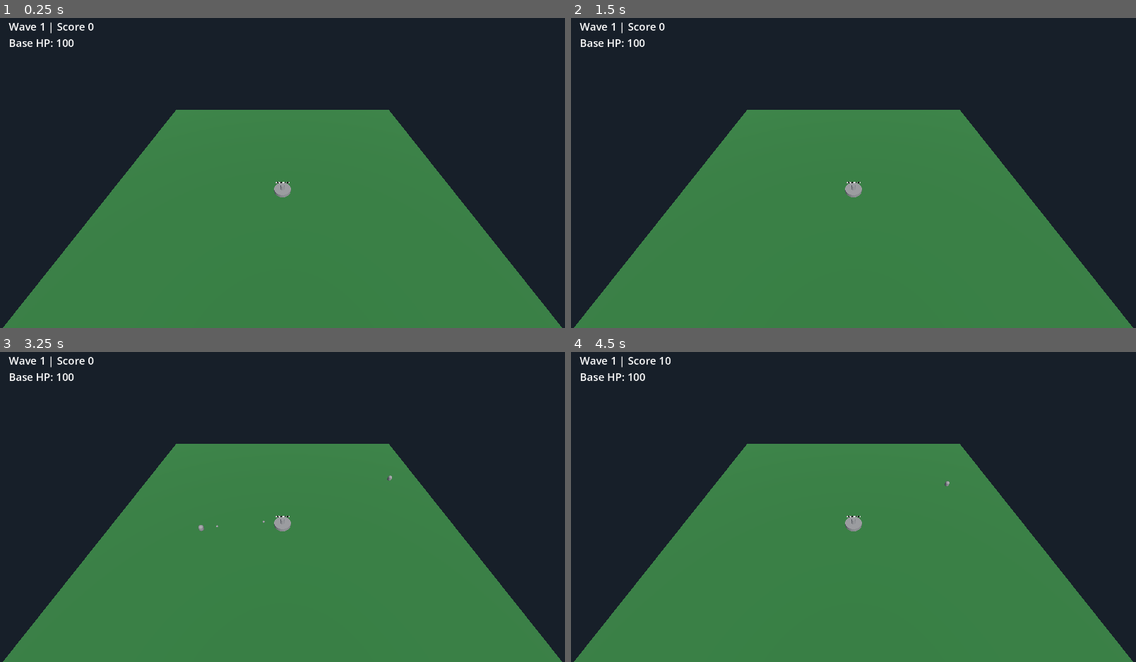
Above: before the commit, frames 1-4 (two rows, left to right).
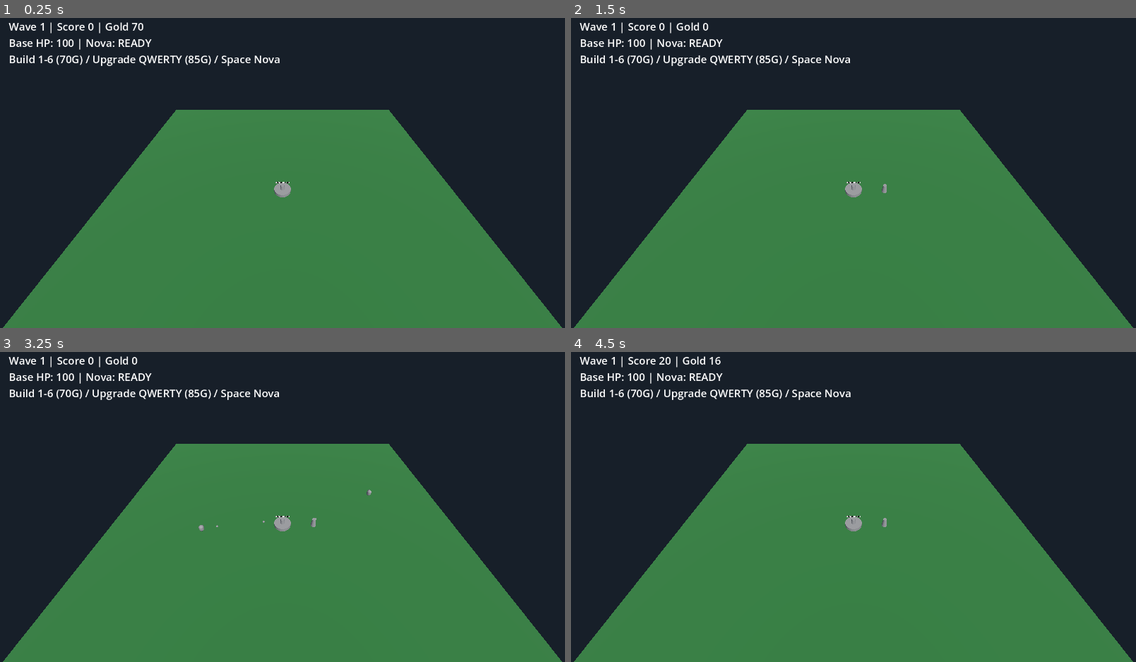
Above: after the commit, the same moments.

Repository: NoohTansony/godot-3d-defense-web
Game: Godot game, scene res://scenes/main.tscn
The game is run twice, just before and just after one commit, with the same random seed, the same clock (stepped at 60 frames per second) and the same inputs.
Inputs:
- Up to frame 1 (0.25 s): no input
- Up to frame 2 (1.5 s): tap Enter (ui_accept) at 0.5, 0.77, 1.07, 1.25 s; hold W 0.53-1.28 s; tap 1 at 0.6 s; tap 2 at 0.8, 1.35 s
- Up to frame 3 (3.25 s): tap Enter (ui_accept) at 1.52, 1.82, 2, 2.75, 3.02 s; tap 3 at 1.55, 2.1 s; hold W from 2.03 s (still down); tap 4 at 2.3, 2.85 s; tap 5 at 3.05 s
- Up to frame 4 (4.5 s): tap Enter (ui_accept) at 3.32, 3.77, 4.07 s; release W at 3.53 s; tap 5 at 3.6 s; tap 6 at 3.8, 4.35 s

The runs differ from the first frame. In frame 1, 0.8% of the frame differs, in the area x 1-50%, y 1-16%; in frame 2, 0.9%; in frame 3, 0.9%; in frame 4, 1.0%, in the area x 1-67%, y 1-57%.
Error after the commit: Invalid assignment of property or key 'material_override' with value of type 'StandardMaterial3D' on a base object of type 'Nil'. (res://scripts/enemy.gd:62)

Commit message:
Gameplay upgrade: build slots, turret upgrades, nova skill, enemy variants

Diff:
--- a/scripts/enemy.gd
+++ b/scripts/enemy.gd
@@ -8,6 +8,8 @@
 @export var points := 10
 
 var base_node: Node3D
+
+@onready var body_mesh: MeshInstance3D = $Body
 
 func _ready() -> void:
 	add_to_group("enemy")
@@ -31,3 +33,30 @@
 	if hp <= 0:
 		died.emit(points)
 		queue_free()
+
+func setup_variant(kind: int, wave: int) -> void:
+	# 0=normal, 1=fast, 2=tank
+	var mat := StandardMaterial3D.new()
+	match kind:
+		1:
+			speed = 4.2 + wave * 0.03
+			hp = int(12 + wave * 1.5)
+			touch_damage = 6
+			points = 12
+			scale = Vector3.ONE * 0.85
+			mat.albedo_color = Color(0.95, 0.78, 0.25)
+		2:
+			speed = 1.9 + wave * 0.02
+			hp = int(40 + wave * 6)
+			touch_damage = 14
+			points = 20
+			scale = Vector3.ONE * 1.25
+			mat.albedo_color = Color(0.8, 0.33, 0.35)
+		_:
+			speed = 2.8 + wave * 0.02
+			hp = int(20 + wave * 3)
+			touch_damage = 8
+			points = 10
+			scale = Vector3.ONE
+			mat.albedo_color = Color(0.5, 0.7, 0.95)
+	body_mesh.material_override = mat
--- a/scripts/main.gd
+++ b/scripts/main.gd
@@ -16,24 +16,93 @@
 var wave := 1
 var spawned_in_wave := 0
 var score := 0
+var gold := 140
 var game_over := false
 
+var turret_cost := 70
+var turret_upgrade_cost := 85
+var skill_cd := 0.0
+var skill_cd_max := 14.0
+
+var build_slots: Array[Vector3] = [
+	Vector3(0, 0.6, 0),
+	Vector3(4.5, 0.6, 0),
+	Vector3(-4.5, 0.6, 0),
+	Vector3(0, 0.6, 4.5),
+	Vector3(0, 0.6, -4.5),
+	Vector3(3.2, 0.6, 3.2),
+]
+var placed_turrets: Array = []
+
 func _ready() -> void:
+	randomize()
 	spawn_timer.wait_time = spawn_interval
 	wave_timer.wait_time = wave_gap
 	spawn_timer.timeout.connect(_on_spawn_timer_timeout)
 	wave_timer.timeout.connect(_on_wave_timer_timeout)
 	base.tree_exiting.connect(_on_base_destroyed)
-	_spawn_turret(Vector3(0, 0.6, 0))
+
+	placed_turrets.resize(build_slots.size())
+	_build_turret_at_slot(0)
+
 	_update_ui("Wave 1 시작")
 	spawn_timer.start()
 
-func _spawn_turret(pos: Vector3) -> void:
+func _input(event: InputEvent) -> void:
+	if game_over:
+		if event.is_action_pressed("ui_accept"):
+			get_tree().reload_current_scene()
+		return
+
+	if event is InputEventKey and event.pressed and not event.echo:
+		match event.keycode:
+			KEY_1: _build_turret_at_slot(0)
+			KEY_2: _build_turret_at_slot(1)
+			KEY_3: _build_turret_at_slot(2)
+			KEY_4: _build_turret_at_slot(3)
+			KEY_5: _build_turret_at_slot(4)
+			KEY_6: _build_turret_at_slot(5)
+			KEY_Q: _upgrade_turret_at_slot(0)
+			KEY_W: _upgrade_turret_at_slot(1)
+			KEY_E: _upgrade_turret_at_slot(2)
+			KEY_R: _upgrade_turret_at_slot(3)
+			KEY_T: _upgrade_turret_at_slot(4)
+			KEY_Y: _upgrade_turret_at_slot(5)
+			KEY_SPACE: _cast_nova_skill()
+
+func _build_turret_at_slot(idx: int) -> void:
+	if idx < 0 or idx >= build_slots.size():
+		return
+	if placed_turrets[idx] != null and is_instance_valid(placed_turrets[idx]):
+		return
+	if gold < turret_cost:
+		return
+	gold -= turret_cost
 	var t = turret_scene.instantiate()
-	t.global_position = pos
+	t.global_position = build_slots[idx]
 	t.base_node = base
 	t.target_group = "enemy"
 	turrets.add_child(t)
+	placed_turrets[idx] = t
+
+func _upgrade_turret_at_slot(idx: int) -> void:
+	if idx < 0 or idx >= placed_turrets.size():
+		return
+	var t = placed_turrets[idx]
+	if t == null or not is_instance_valid(t):
+		return
+	if gold < turret_upgrade_cost:
+		return
+	gold -= turret_upgrade_cost
+	t.upgrade()
+
+func _cast_nova_skill() -> void:
+	if skill_cd > 0.0:
+		return
+	skill_cd = skill_cd_max
+	for e in get_tree().get_nodes_in_group("enemy"):
+		if e.has_method("take_damage"):
+			e.take_damage(22)
 
 func _on_spawn_timer_timeout() -> void:
 	if game_over:
@@ -51,8 +120,10 @@
 	wave += 1
 	spawned_in_wave = 0
 	enemies_per_wave += 2
-	spawn_interval = max(0.55, spawn_interval * 0.94)
+	spawn_interval = max(0.45, spawn_interval * 0.95)
 	spawn_timer.wait_time = spawn_interval
+	gold += 30 + wave * 4
+	score += 15
 	_update_ui("Wave %d 시작" % wave)
 	spawn_timer.start()
 
@@ -63,25 +134,35 @@
 	e.global_position = Vector3(cos(angle) * radius, 0.5, sin(angle) * radius)
 	e.base_node = base
 	e.died.connect(_on_enemy_died)
+	if e.has_method("setup_variant"):
+		var r = randf()
+		var kind = 0
+		if r < 0.18 + min(0.22, wave * 0.01):
+			kind = 2
+		elif r < 0.48:
+			kind = 1
+		e.setup_variant(kind, wave)
 	enemies.add_child(e)
 
 func _on_enemy_died(points: int) -> void:
 	score += points
-	_update_ui()
+	gold += int(points * 0.8)
 
 func _on_base_destroyed() -> void:
 	game_over = true
 	spawn_timer.stop()
 	wave_timer.stop()
-	ui_label.text = "GAME OVER\n점수: %d\nWave: %d\n(실행 재시작해서 다시 플레이)" % [score, wave]
+	ui_label.text = "GAME OVER\n점수: %d | Wave: %d\nEnter로 재시작" % [score, wave]
 
-func _process(_delta: float) -> void:
+func _process(delta: float) -> void:
 	if game_over:
 		return
+	skill_cd = max(0.0, skill_cd - delta)
 	if not is_instance_valid(base):
 		return
 	var hp_text = "Base HP: %d" % int(base.hp)
-	ui_label.text = "Wave %d | Score %d\n%s" % [wave, score, hp_text]
+	var cd_text = "Nova: READY" if skill_cd <= 0.0 else "Nova: %.1fs" % skill_cd
+	ui_label.text = "Wave %d | Score %d | Gold %d\n%s | %s\nBuild 1-6 (%dG) / Upgrade QWERTY (%dG) / Space Nova" % [wave, score, gold, hp_text, cd_text, turret_cost, turret_upgrade_cost]
 
 func _update_ui(prefix := "") -> void:
 	if prefix != "":
--- a/scripts/turret.gd
+++ b/scripts/turret.gd
@@ -7,6 +7,9 @@
 var base_node: Node3D
 var target_group := "enemy"
 var cooldown := 0.0
+
+var level := 1
+var bullet_damage := 10
 
 func _process(delta: float) -> void:
 	cooldown -= delta
@@ -35,4 +38,12 @@
 	var b = bullet_scene.instantiate()
 	b.global_position = global_position + Vector3(0, 0.5, 0)
 	b.target = target
+	b.set("damage", bullet_damage)
 	get_tree().current_scene.add_child(b)
+
+func upgrade() -> void:
+	level += 1
+	bullet_damage += 7
+	range += 0.9
+	fire_rate = max(0.14, fire_rate * 0.92)
+	scale = Vector3.ONE * (1.0 + level * 0.08)
Not shown, changed: README.md
Not shown, changed: dist/index.html
Not shown, changed: dist/index.pck
